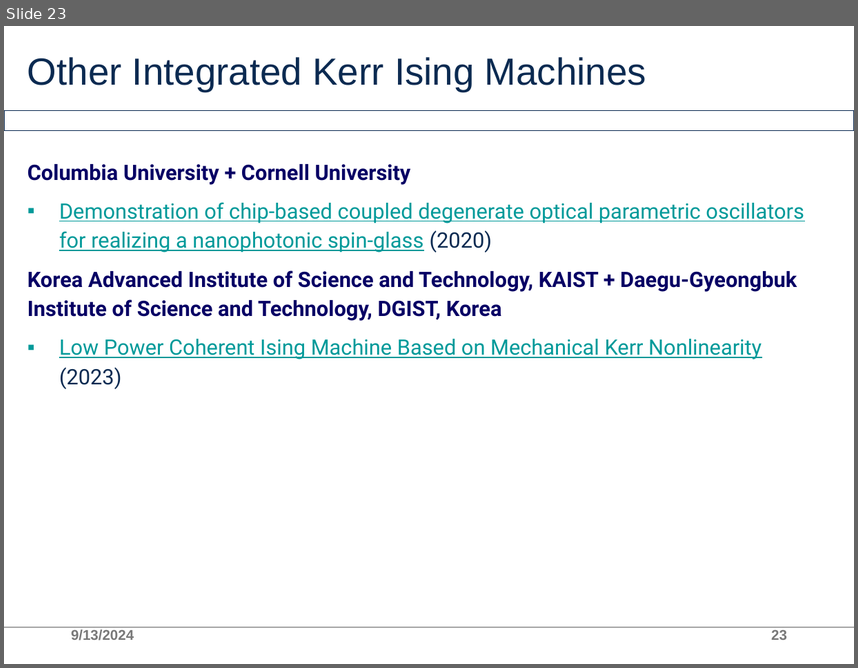
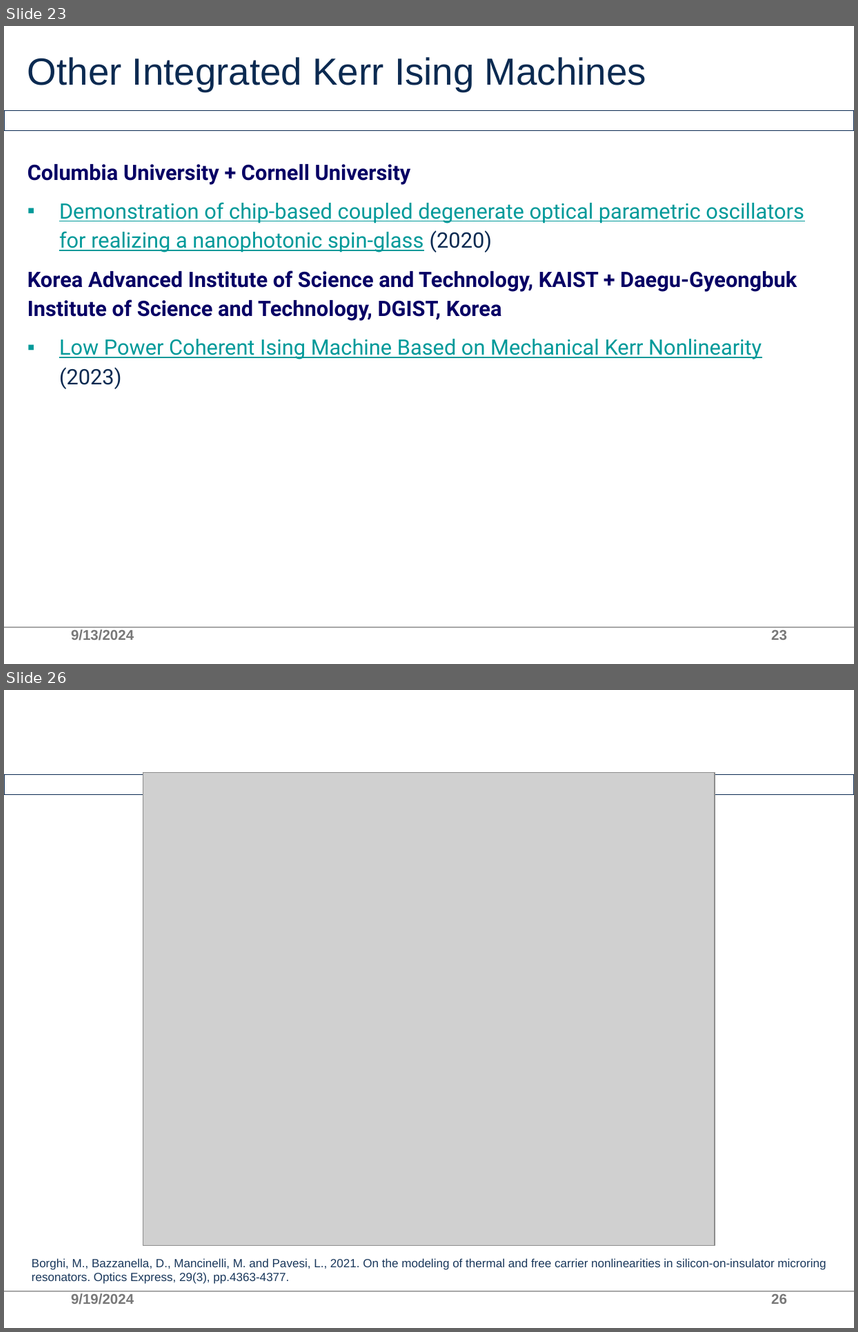
Before and after one commit to AllInCoffee/WHK_workplace, a slide deck: progress.pptx. Shown one above the other, each under a label of ours: slide 23 before the commit, slides 23 and 26 after it; the slides between them are not shown. The pictures are 858x668 and 858x1332 pixels, drawn with LibreOffice and Linux fonts; fonts in the diff are those of the drawing; grey boxes stand for pictures; background and template pictures are left out. Boxes give left, top, right and bottom in pixels: in the first picture for what was removed or moved away, otherwise in the second. Text is boxed around its words. In the diff, an @@ line names an element or a change of style, - is before the commit and + after.

```diff
--- a/progress.pptx
+++ b/progress.pptx
@@ slide 26 added at (4, 690, 854, 1328), background #FFFFFF; not listed: 2 template elements that a slide beside it also shows @@
@@ picture added at (143, 773, 715, 1245) @@
@@ text added at (32, 1258, 826, 1283), 10 pt, text #19375B @@
+Borghi, M., Bazzanella, D., Mancinelli, M. and Pavesi, L., 2021. On the modeling of thermal and free carrier nonlinearities in silicon-on-insulator microring resonators. Optics Express, 29(3), pp.4363-4377.
@@ text added at (71, 1293, 134, 1304), 12 pt, text #797979 @@
+9/19/2024
@@ page number added at (771, 1294, 787, 1303), 12 pt, text #797979 @@
+26
```
Also in this commit, not shown: 5 other slides added, 1 other file.
